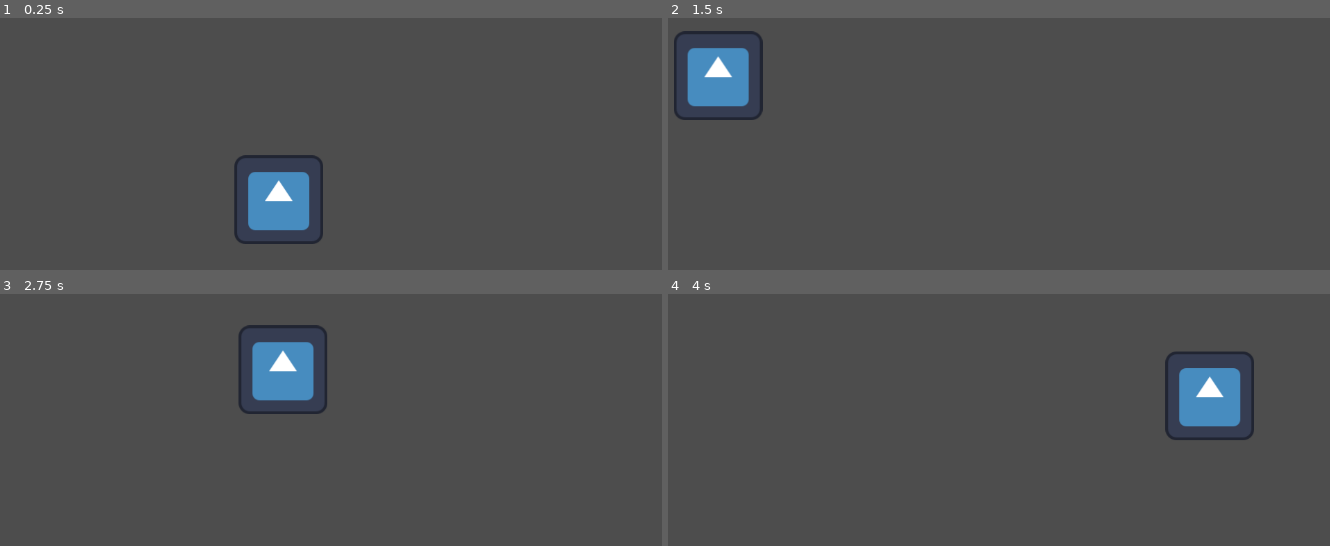
Above: before the commit, frames 1-4 (two rows, left to right).
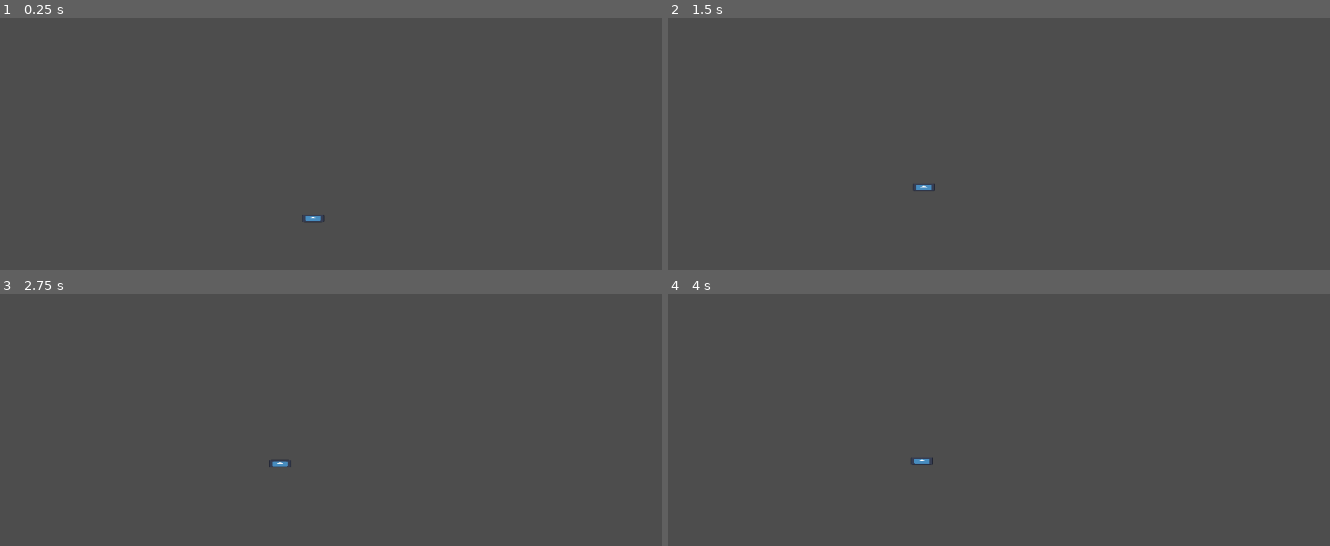
Above: after the commit, the same moments.

Repository: Shaydas1/UWGameJamSpring2025
Game: Godot game, scene res://Scenes/Main.tscn
Two runs of this game, one before a commit and one after it. Both use one fixed random seed, a clock stepped at 60 frames per second and the inputs below. The engine's default icon, where the game draws it, is replaced by a stand-in: a white triangle on a blue panel in a dark square.
Inputs:
- Up to frame 1 (0.25 s): no input
- Up to frame 2 (1.5 s): tap Enter (ui_accept) at 0.5, 0.6, 0.77, 1.07, 1.35 s
- Up to frame 3 (2.75 s): tap Enter (ui_accept) at 1.52, 1.82, 2.1 s
- Up to frame 4 (4 s): tap Enter (ui_accept) at 2.85, 3.02, 3.32, 3.6, 3.77 s

The runs differ from the first frame. In frame 1, 2.9% of the frame differs, in the area x 35-49%, y 54-90%; in frame 2, 2.9%, in the area x 0-41%, y 5-69%; in frame 3, 2.9%; in frame 4, 2.9%.

Commit message:
Transitions between flee and wander for fish are working

Diff:
--- a/uwgamejamspring2025/Scenes/Main.tscn
+++ b/uwgamejamspring2025/Scenes/Main.tscn
@@ -11,3 +11,4 @@
 [node name="PatrolPath1" parent="Blobfish" instance=ExtResource("2_idj7w")]
 
 [node name="Camera2D" type="Camera2D" parent="."]
+zoom = Vector2(0.25, 0.25)
--- a/uwgamejamspring2025/Scenes/blobfish.tscn
+++ b/uwgamejamspring2025/Scenes/blobfish.tscn
@@ -1,16 +1,25 @@
-[gd_scene load_steps=6 format=3 uid="uid://bbss0dxrgjsvn"]
+[gd_scene load_steps=8 format=3 uid="uid://bbss0dxrgjsvn"]
 
-[ext_resource type="Script" uid="uid://d0pttjiudtjan" path="res://Scenes/blobfish.gd" id="1_gkfby"]
+[ext_resource type="Script" uid="uid://d0pttjiudtjan" path="res://Scripts/Fish/blobfish.gd" id="1_gkfby"]
 [ext_resource type="Texture2D" uid="uid://ndpwmba1hhrc" path="res://icon.svg" id="3_2vrtk"]
 [ext_resource type="PackedScene" uid="uid://cq0xwuyd6grxr" path="res://Scenes/States/state_dead.tscn" id="3_gkfby"]
 [ext_resource type="PackedScene" uid="uid://cgjm785q5sf6g" path="res://Scenes/States/state_flee.tscn" id="4_2vrtk"]
 [ext_resource type="PackedScene" uid="uid://bg8bh3jp0r6bp" path="res://Scenes/States/state_wander.tscn" id="5_sxe30"]
+
+[sub_resource type="CircleShape2D" id="CircleShape2D_gkfby"]
+radius = 185.011
+
+[sub_resource type="CapsuleShape2D" id="CapsuleShape2D_gkfby"]
+radius = 22.0
+height = 132.0
 
 [node name="Blobfish" type="CharacterBody2D" groups=["active_fish"]]
 script = ExtResource("1_gkfby")
 move_speed = 300
 
 [node name="Sprite2D" type="Sprite2D" parent="."]
+position = Vector2(0, -2.98023e-08)
+scale = Vector2(1, 0.34375)
 texture = ExtResource("3_2vrtk")
 
 [node name="StateDead" parent="." instance=ExtResource("3_gkfby")]
@@ -19,12 +28,20 @@
 exit_state = NodePath("../StateWander")
 
 [node name="Timer" type="Timer" parent="StateFleeing"]
-wait_time = 5.0
 
 [node name="StateWander" parent="." node_paths=PackedStringArray("exit_state") instance=ExtResource("5_sxe30")]
 exit_state = NodePath("../StateFleeing")
 dest_tol = 10.0
 
-[node name="Area2D" type="Area2D" parent="."]
+[node name="ThreatBox" type="Area2D" parent="StateWander"]
 
-[node name="CollisionShape2D" type="CollisionShape2D" parent="Area2D"]
+[node name="CollisionShape2D" type="CollisionShape2D" parent="StateWander/ThreatBox"]
+shape = SubResource("CircleShape2D_gkfby")
+
+[node name="Hitbox" type="Area2D" parent="."]
+
+[node name="CollisionShape2D" type="CollisionShape2D" parent="Hitbox"]
+rotation = 1.5708
+shape = SubResource("CapsuleShape2D_gkfby")
+
+[connection signal="timeout" from="StateFleeing/Timer" to="StateFleeing" method="_on_timer_timeout"]
--- a/uwgamejamspring2025/Scripts/Fish/active_fish.gd
+++ b/uwgamejamspring2025/Scripts/Fish/active_fish.gd
@@ -13,6 +13,7 @@
 	update_state(delta)
 
 func update_state(delta: float) -> void:
+	#print(current_state)
 	next_state = current_state.update()
 
 	if next_state != current_state:
--- a/uwgamejamspring2025/Scripts/States/state.gd
+++ b/uwgamejamspring2025/Scripts/States/state.gd
@@ -3,7 +3,10 @@
 class_name State
 
 func update():
-	pass
+	return self
 
 func enter():
 	pass
+
+func end():
+	pass
--- a/uwgamejamspring2025/Scripts/States/state_flee.gd
+++ b/uwgamejamspring2025/Scripts/States/state_flee.gd
@@ -3,9 +3,26 @@
 @export var exit_state : State
 
 @onready var fish = get_parent()
+@onready var done_fleeing = false
+@onready var timer = $Timer
+
+var threat_location : Vector2
 
 func update():
-	pass
+	if done_fleeing:
+		return exit_state
+	return self
 
 func enter():
-	pass
+	timer.start()
+
+	var move_direction = (fish.global_position - threat_location).normalized()
+
+	fish.velocity.x = move_direction.x * fish.move_speed
+	fish.velocity.y = move_direction.y * fish.move_speed
+
+
+func _on_timer_timeout() -> void:
+	print("Timer done! Should stop fleeing now...")
+	timer.stop()
+	done_fleeing = true
--- a/uwgamejamspring2025/Scripts/States/state_wander.gd
+++ b/uwgamejamspring2025/Scripts/States/state_wander.gd
@@ -7,6 +7,7 @@
 var cur_patrol_dest_idx : int
 
 @onready var fish = get_parent()
+@onready var threat_box = $ThreatBox
 
 func initialize(patrol_path_node : PatrolPath) -> void:
 	patrol_path = patrol_path_node.get_patrol_path()
@@ -28,6 +29,12 @@
 	fish.velocity.x = move_direction.x * fish.move_speed
 	fish.velocity.y = move_direction.y * fish.move_speed
 
+func incr_patrol_idx(idx : int) -> int:
+	if (idx >= patrol_path.size() - 1):
+		return 0
+	return idx + 1
+
+# Inherited methdos
 func update() -> State:
 	# Check if we have hit our destination
 	if (patrol_path.size() != 0):
@@ -38,20 +45,43 @@
 			set_next_patrol_destination()
 
 	# Check if player is detected
-	#get_overlapping_areas()
-	#if child.is_in_group("hook"):
-		# If so, return state_flee
-		#pass
+	var overlapping_bodies = threat_box.get_overlapping_areas()
+
+	# OVERLAP DETECTION NOT TESTED YET
+	for overlapping_body in overlapping_bodies:
+		if overlapping_body.is_in_group("hook"):
+			# If so, set the location of the player in state_flee and return state_flee
+			exit_state.threat_location = overlapping_body
+			return exit_state
+
+	# FOR TESTING:
+	if Input.is_action_just_released("ui_accept"):
+		exit_state.threat_location = Vector2(0, 0)
+		return exit_state
 
 	# otherwise, return state_wander
 	return self
 
+func dist_from_fish(point : Vector2) -> float:
+	return (point - fish.global_position).length()
+
 func enter():
-	# Find nearest point
-	# Set that as the current point to seek
-	pass
+	# need a patrol path to return to, or we just do nothing
+	if patrol_path.size() <= 0:
+		return
 
-func incr_patrol_idx(idx : int) -> int:
-	if (idx >= patrol_path.size() - 1):
-		return 0
-	return idx + 1
+	# find nearest point
+	var closest_patrol_point_idx = 0
+
+	for idx in range(patrol_path.size()):
+		if dist_from_fish(patrol_path[idx]) < dist_from_fish(patrol_path[closest_patrol_point_idx]):
+			closest_patrol_point_idx = idx
+
+	# set that as the current point to seek
+	cur_patrol_dest_idx = closest_patrol_point_idx
+	var destination = patrol_path[closest_patrol_point_idx]
+
+	var move_direction = (destination - fish.global_position).normalized()
+
+	fish.velocity.x = move_direction.x * fish.move_speed
+	fish.velocity.y = move_direction.y * fish.move_speed
Renamed: uwgamejamspring2025/Scenes/blobfish.gd -> uwgamejamspring2025/Scripts/Fish/blobfish.gd
Renamed: uwgamejamspring2025/Scenes/blobfish.gd.uid -> uwgamejamspring2025/Scripts/Fish/blobfish.gd.uid
